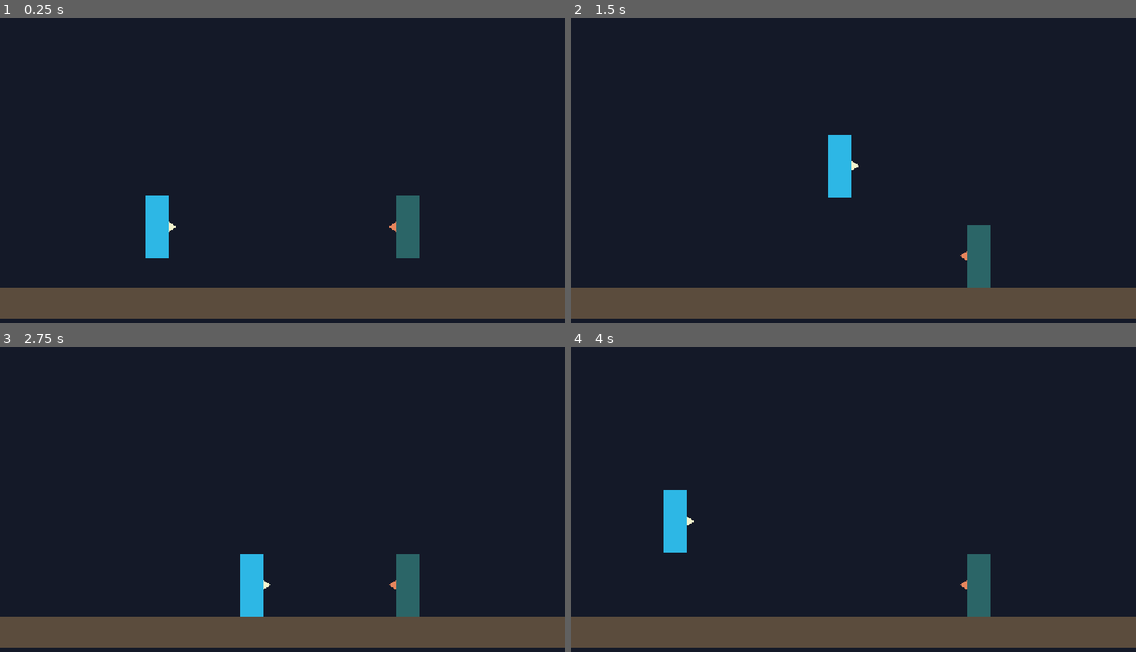
Above: before the commit, frames 1-4 (two rows, left to right).
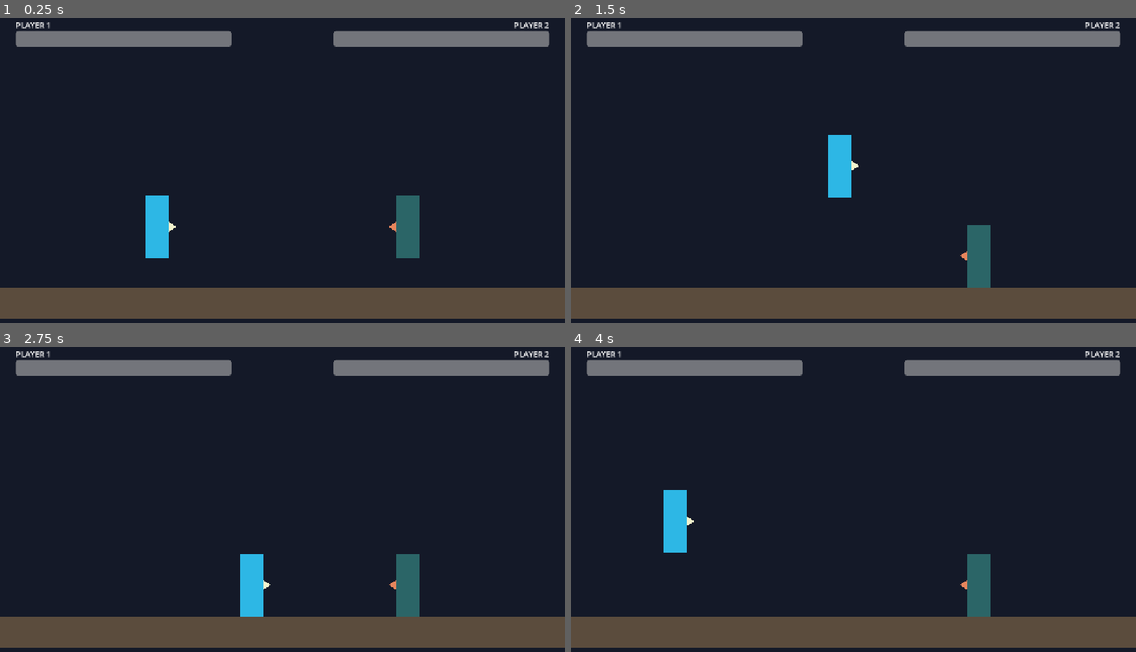
Above: after the commit, the same moments.

Repository: NZach44/Samurai-cop
Game: Godot game, scene res://scenes/arenas/test_arena.tscn
Two runs of this game, one before a commit and one after it. Both use one fixed random seed, a clock stepped at 60 frames per second and the inputs below.
Inputs:
- Up to frame 1 (0.25 s): no input
- Up to frame 2 (1.5 s): hold D (p1_right) from 0.53 s (still down); tap F (p1_punch) at 0.6, 1.35 s; tap W (p1_jump) at 0.77 s
- Up to frame 3 (2.75 s): tap W (p1_jump) at 1.52 s; release D (p1_right) at 2.03 s; hold A (p1_left) from 2.03 s (still down); tap F (p1_punch) at 2.1 s
- Up to frame 4 (4 s): keep holding A (p1_left); tap F (p1_punch) at 2.85, 3.6 s; tap W (p1_jump) at 3.02, 3.77 s

The runs differ from the first frame. In frame 1, 4.2% of the frame differs, in the area x 2-98%, y 1-10%; in frame 2, 4.2%; in frame 3, 4.2%; in frame 4, 4.2%.

Commit message:
milestone 6

Diff:
--- a/scenes/arenas/test_arena.tscn
+++ b/scenes/arenas/test_arena.tscn
@@ -1,6 +1,7 @@
-[gd_scene load_steps=4 format=3]
+[gd_scene load_steps=5 format=3]
 
 [ext_resource type="PackedScene" path="res://scenes/fighters/fighter.tscn" id="1_fighter"]
+[ext_resource type="Script" path="res://scripts/systems/round_controller.gd" id="2_round_controller"]
 
 [sub_resource type="RectangleShape2D" id="RectangleShape2D_floor"]
 size = Vector2(1152, 64)
@@ -9,6 +10,7 @@
 size = Vector2(64, 648)
 
 [node name="TestArena" type="Node2D"]
+script = ExtResource("2_round_controller")
 
 [node name="Background" type="Polygon2D" parent="."]
 polygon = PackedVector2Array(0, 0, 1152, 0, 1152, 648, 0, 648)
@@ -49,3 +51,70 @@
 jump_action = &"p2_jump"
 punch_action = &"p2_punch"
 opponent = NodePath("../Fighter1")
+
+[node name="HUD" type="CanvasLayer" parent="."]
+
+[node name="Controls" type="Control" parent="HUD"]
+layout_mode = 3
+anchors_preset = 15
+anchor_right = 1.0
+anchor_bottom = 1.0
+grow_horizontal = 2
+grow_vertical = 2
+mouse_filter = 2
+
+[node name="Fighter1Label" type="Label" parent="HUD/Controls"]
+layout_mode = 0
+offset_left = 32.0
+offset_top = 4.0
+offset_right = 132.0
+offset_bottom = 27.0
+text = "PLAYER 1"
+
+[node name="Fighter1HealthBar" type="ProgressBar" parent="HUD/Controls"]
+layout_mode = 0
+offset_left = 32.0
+offset_top = 28.0
+offset_right = 472.0
+offset_bottom = 60.0
+value = 100.0
+show_percentage = false
+
+[node name="Fighter2Label" type="Label" parent="HUD/Controls"]
+layout_mode = 1
+anchors_preset = 1
+anchor_left = 1.0
+anchor_right = 1.0
+offset_left = -132.0
+offset_top = 4.0
+offset_right = -32.0
+offset_bottom = 27.0
+grow_horizontal = 0
+text = "PLAYER 2"
+horizontal_alignment = 2
+
+[node name="Fighter2HealthBar" type="ProgressBar" parent="HUD/Controls"]
+layout_mode = 1
+anchors_preset = 1
+anchor_left = 1.0
+anchor_right = 1.0
+offset_left = -472.0
+offset_top = 28.0
+offset_right = -32.0
+offset_bottom = 60.0
+grow_horizontal = 0
+value = 100.0
+fill_mode = 1
+show_percentage = false
+
+[node name="WinnerLabel" type="Label" parent="HUD/Controls"]
+visible = false
+layout_mode = 1
+anchors_preset = 10
+anchor_right = 1.0
+offset_top = 84.0
+offset_bottom = 130.0
+grow_horizontal = 2
+theme_override_font_sizes/font_size = 32
+text = "PLAYER 1 WINS"
+horizontal_alignment = 1
--- a/scripts/fighters/fighter.gd
+++ b/scripts/fighters/fighter.gd
@@ -1,5 +1,8 @@
 extends CharacterBody2D
 class_name Fighter
+
+signal health_changed(current_health: int, max_health: int)
+signal defeated(fighter: Fighter)
 
 @export var move_speed: float = 240.0
 @export var jump_velocity: float = 600.0
@@ -25,6 +28,8 @@
 var current_health: int
 var is_in_hit_stun: bool = false
 var hit_stun_time_remaining: float = 0.0
+var is_defeated: bool = false
+var attack_sequence_id: int = 0
 
 
 func _ready() -> void:
@@ -32,7 +37,12 @@
 
 
 func _physics_process(delta: float) -> void:
-	if is_in_hit_stun:
+	if is_defeated:
+		if is_in_hit_stun:
+			_update_hit_stun(delta)
+		else:
+			velocity.x = 0.0
+	elif is_in_hit_stun:
 		_update_hit_stun(delta)
 	else:
 		_handle_player_input()
@@ -69,15 +79,23 @@
 func _start_punch() -> void:
 	is_punching = true
 	hit_target_ids.clear()
+	attack_sequence_id += 1
+	var current_attack_id: int = attack_sequence_id
 	await get_tree().create_timer(punch_startup_time).timeout
+	if current_attack_id != attack_sequence_id or is_defeated:
+		return
 
 	punch_is_active = true
 	punch_hit_box.set_deferred("monitoring", true)
 	await get_tree().create_timer(punch_active_time).timeout
+	if current_attack_id != attack_sequence_id:
+		return
 
 	punch_is_active = false
 	punch_hit_box.set_deferred("monitoring", false)
 	await get_tree().create_timer(punch_recovery_time).timeout
+	if current_attack_id != attack_sequence_id:
+		return
 	is_punching = false
 
 
@@ -94,8 +112,12 @@
 
 
 func receive_hit(damage: int, knockback_speed: float, attacker: Fighter) -> void:
+	if is_defeated:
+		return
+
 	var previous_health: int = current_health
 	current_health = clampi(current_health - damage, 0, max_health)
+	health_changed.emit(current_health, max_health)
 
 	var knockback_direction: float = signf(global_position.x - attacker.global_position.x)
 	velocity.x = knockback_direction * knockback_speed
@@ -109,3 +131,27 @@
 		damage_dealt,
 		current_health,
 	])
+
+	if current_health == 0:
+		is_defeated = true
+		_cancel_attack()
+		defeated.emit(self)
+
+
+func reset_for_round(spawn_position: Vector2) -> void:
+	position = spawn_position
+	velocity = Vector2.ZERO
+	current_health = max_health
+	is_defeated = false
+	is_in_hit_stun = false
+	hit_stun_time_remaining = 0.0
+	_cancel_attack()
+	health_changed.emit(current_health, max_health)
+
+
+func _cancel_attack() -> void:
+	attack_sequence_id += 1
+	is_punching = false
+	punch_is_active = false
+	hit_target_ids.clear()
+	punch_hit_box.set_deferred("monitoring", false)
--- /dev/null
+++ b/scripts/systems/round_controller.gd
@@ -0,0 +1,53 @@
+extends Node2D
+
+@export var round_reset_delay: float = 2.0
+
+@onready var fighter_1: Fighter = $Fighter1
+@onready var fighter_2: Fighter = $Fighter2
+@onready var fighter_1_health_bar: ProgressBar = $HUD/Controls/Fighter1HealthBar
+@onready var fighter_2_health_bar: ProgressBar = $HUD/Controls/Fighter2HealthBar
+@onready var winner_label: Label = $HUD/Controls/WinnerLabel
+
+var fighter_1_spawn_position: Vector2
+var fighter_2_spawn_position: Vector2
+var round_is_over: bool = false
+
+
+func _ready() -> void:
+	fighter_1_spawn_position = fighter_1.position
+	fighter_2_spawn_position = fighter_2.position
+
+	fighter_1.health_changed.connect(_on_health_changed.bind(fighter_1_health_bar))
+	fighter_2.health_changed.connect(_on_health_changed.bind(fighter_2_health_bar))
+	fighter_1.defeated.connect(_on_fighter_defeated)
+	fighter_2.defeated.connect(_on_fighter_defeated)
+
+	_on_health_changed(fighter_1.current_health, fighter_1.max_health, fighter_1_health_bar)
+	_on_health_changed(fighter_2.current_health, fighter_2.max_health, fighter_2_health_bar)
+
+
+func _on_health_changed(current_health: int, max_health: int, health_bar: ProgressBar) -> void:
+	health_bar.max_value = max_health
+	health_bar.value = current_health
+
+
+func _on_fighter_defeated(loser: Fighter) -> void:
+	if round_is_over:
+		return
+
+	round_is_over = true
+	var winner: Fighter = fighter_2 if loser == fighter_1 else fighter_1
+	var winner_number: int = 2 if winner == fighter_2 else 1
+	winner_label.text = "PLAYER %d WINS" % winner_number
+	winner_label.show()
+	print("KO: %s wins; %s is defeated" % [winner.name, loser.name])
+
+	await get_tree().create_timer(round_reset_delay).timeout
+	_reset_round()
+
+
+func _reset_round() -> void:
+	fighter_1.reset_for_round(fighter_1_spawn_position)
+	fighter_2.reset_for_round(fighter_2_spawn_position)
+	winner_label.hide()
+	round_is_over = false
Not shown, added: scripts/systems/round_controller.gd.uid
